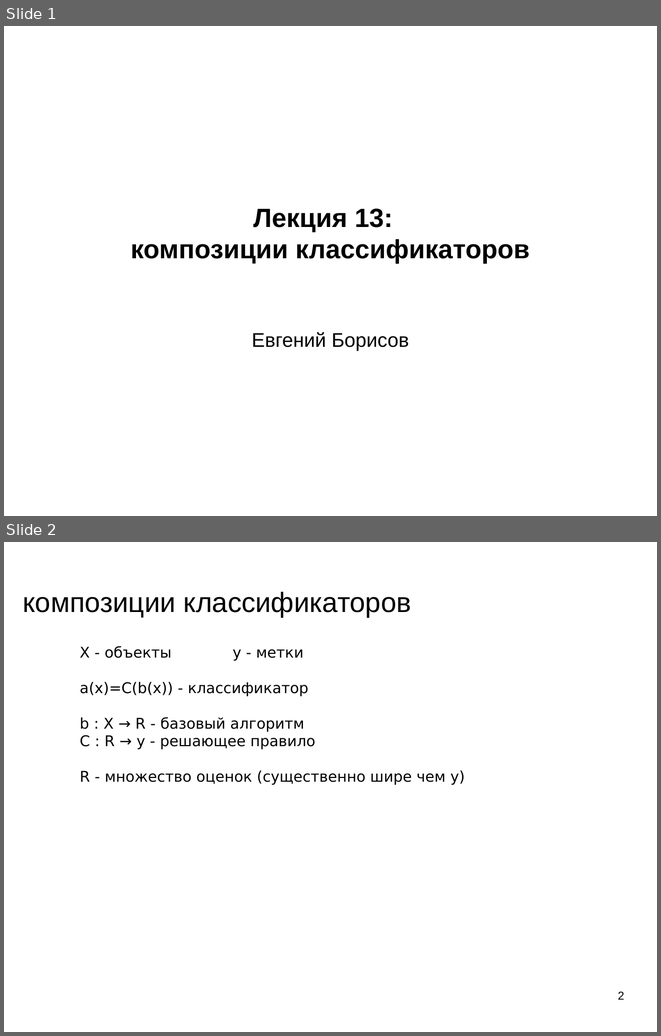
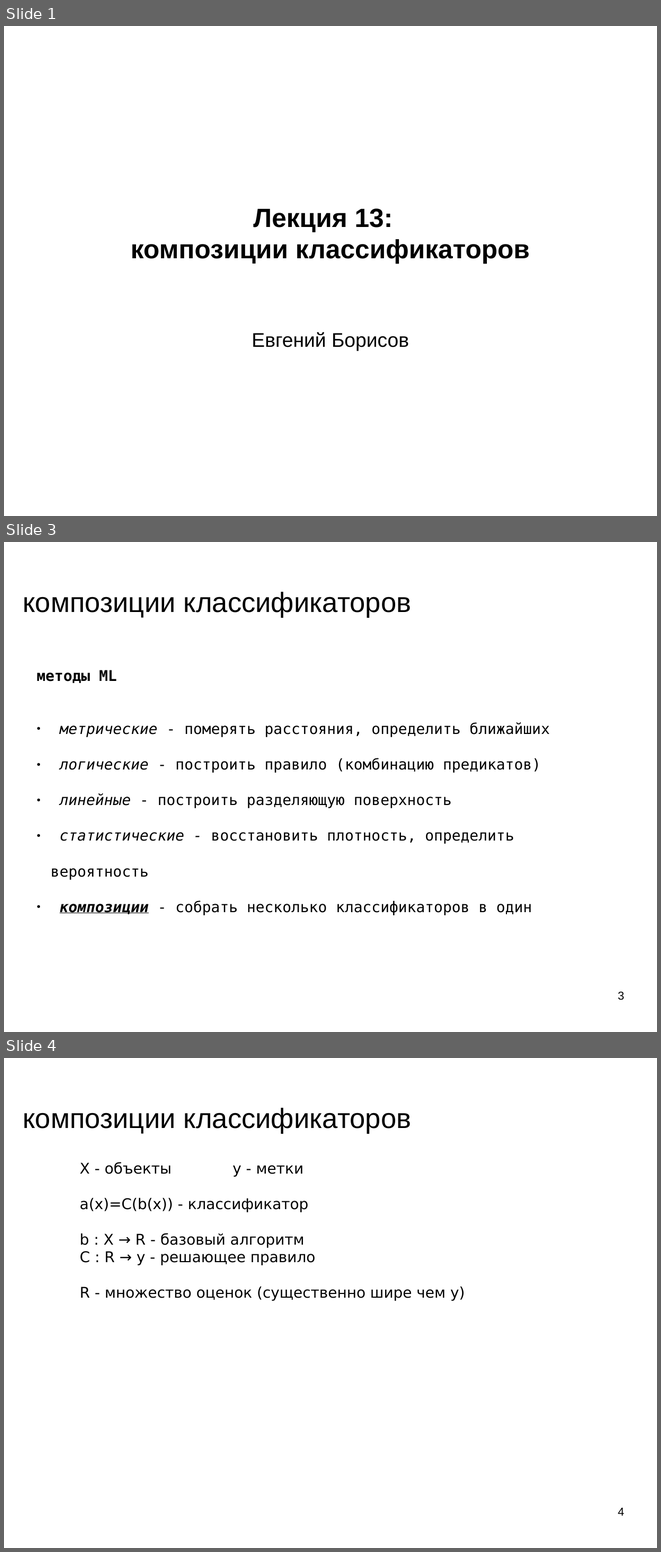
Before and after one commit to mechanoid5/ml_lectorium_legacy, a slide deck: 13-boost.odp. Shown one above the other, each under a label of ours: slides 1 and 2 before the commit, slides 1, 3 and 4 after it; the slides between them are not shown. The pictures are 661x1036 and 661x1552 pixels, drawn with LibreOffice and Linux fonts; fonts in the diff are those of the drawing; background and template pictures are left out. Boxes give left, top, right and bottom in pixels: in the first picture for what was removed or moved away, otherwise in the second. Text is boxed around its words. In the diff, an @@ line names an element or a change of style, - is before the commit and + after.

```diff
--- a/13-boost.odp
+++ b/13-boost.odp
@@ slide 3 added at [4,542,657,1032], background picture (left out) @@
@@ title added at [23,592,411,618], 33.9 pt, text #000000 @@
+композиции классификаторов
@@ subtitle added at [37,670,549,915], 18 pt, text #000000 @@
+методы ML
+● метрические - померять расстояния, определить ближайших
+● логические - построить правило (комбинацию предикатов)
+● линейные - построить разделяющую поверхность
+● статистические - восстановить плотность, определить вероятность
+● композиции - собрать несколько классификаторов в один
@@ page number added at [618,991,624,1000], 14 pt, text #000000 @@
+3
@@ what was slide 2 is now slide 4 @@
@@ page number at [618,1507,624,1515]: text changed @@
-2
+4
```
Also in this commit, not shown: 2 slides changed, 2 other slides added, 3 other files.
